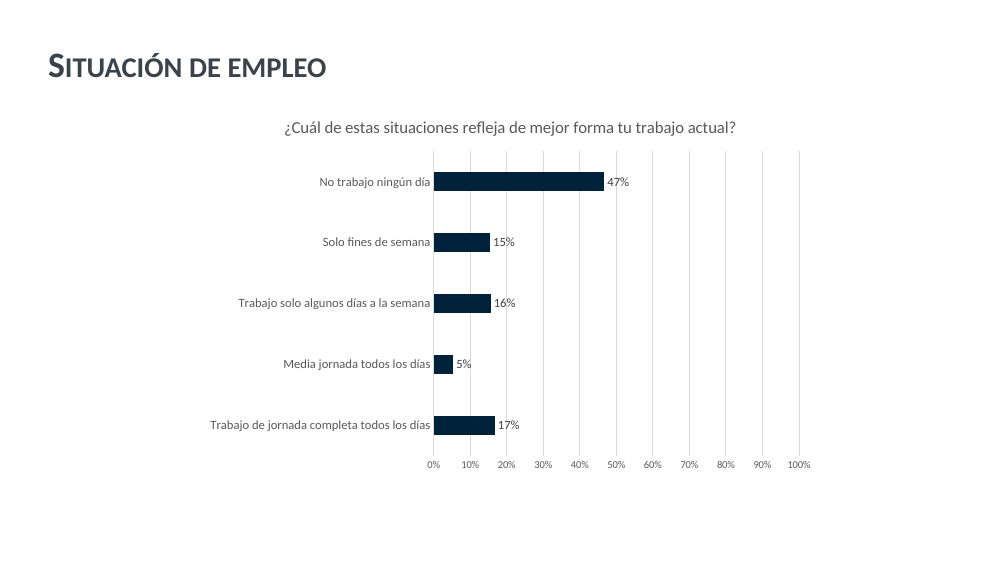
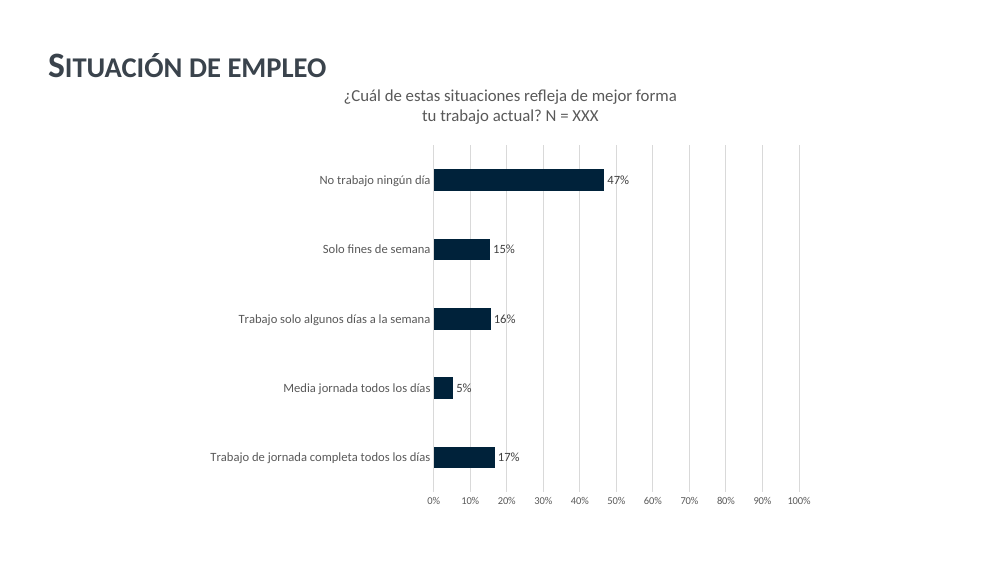
Before and after one commit to SebaValenzuela/RBDUOC2025, a slide deck: slide 72 of reports/templates/template-prueba.pptx. Drawn at 1008x567 pixels with LibreOffice and Linux fonts; fonts in the diff are those of the drawing; background and template pictures are left out. Boxes give left, top, right and bottom in pixels: in the first picture for what was removed or moved away, otherwise in the second. Text is boxed around its words. In the diff, an @@ line names an element or a change of style, - is before the commit and + after.

```diff
--- a/reports/templates/template-prueba.pptx
+++ b/reports/templates/template-prueba.pptx
@@ text added at (344, 89, 677, 124), 16 pt, text #595959 @@
+¿Cuál de estas situaciones refleja de mejor forma
+tu trabajo actual? N = XXX
@@ bar chart at (198, 138, 823, 514) @@
@@ title "¿Cuál de estas situaciones refleja de mejor forma tu trabajo actual? " removed @@
@@ bar chart: place and size @@
-bar chart at (198, 101, 823, 478)
+bar chart at (198, 138, 823, 514)
```
Also in this commit, not shown: 16 other slides changed, 13 other files.
